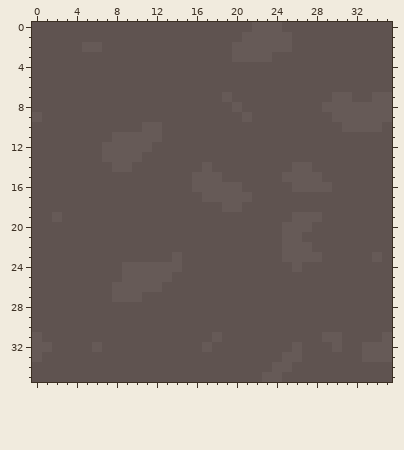
A pixel-art file gets an edit: assets/debug/texture.aseprite. This is how it looked before the edit.
36x36 pixels, 1 frame. Colours within 5 levels of each other are drawn and written as one.
After the commit:
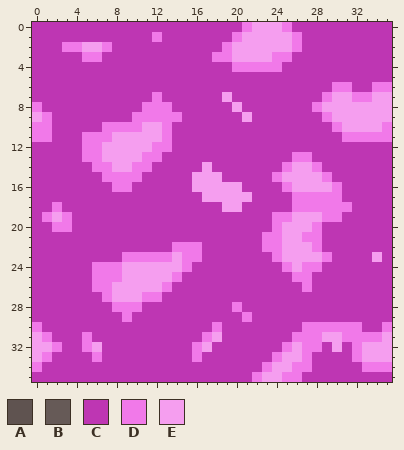
Palette (. is transparent): A #5f5350  B #665a57  C #be36b3  D #f179e9  E #f59eef
From old to new:
--- layer "normal"
@@ x 0..35 @@
- 0 AAAAAAAAAAAAAAAAAAAAAABBBAAAAAAAAAAA
- 1 AAAAAAAAAAAAAAAAAAAAABBBBBAAAAAAAAAA
- 2 AAAAABBAAAAAAAAAAAAABBBBBBAAAAAAAAAA
- 3 AAAAAAAAAAAAAAAAAAAABBBBAAAAAAAAAAAA
- 4 AAAAAAAAAAAAAAAAAAAAAAAAAAAAAAAAAAAA
- 5 AAAAAAAAAAAAAAAAAAAAAAAAAAAAAAAAAAAA
- 6 AAAAAAAAAAAAAAAAAAAAAAAAAAAAAAAAAAAA
- 7 AAAAAAAAAAAAAAAAAAABAAAAAAAAAABBAABB
- 8 AAAAAAAAAAAAAAAAAAAABAAAAAAAABBBBBBB
- 9 BAAAAAAAAAAAAAAAAAAAABAAAAAAAABBBBBB
-10 AAAAAAAAAAABBAAAAAAAAAAAAAAAAAABBBBA
-11 AAAAAAAABBBBBAAAAAAAAAAAAAAAAAAAAAAA
-12 AAAAAAABBBBBAAAAAAAAAAAAAAAAAAAAAAAA
-13 AAAAAAABBBBAAAAAAAAAAAAAAAAAAAAAAAAA
-14 AAAAAAAABBAAAAAAABAAAAAAAABBAAAAAAAA
-15 AAAAAAAAAAAAAAAABBBAAAAAABBBBAAAAAAA
-16 AAAAAAAAAAAAAAAABBBBBAAAAABBBBAAAAAA
-17 AAAAAAAAAAAAAAAAABBBBBAAAAAAAAAAAAAA
-18 AAAAAAAAAAAAAAAAAAABBAAAAAAAAAAAAAAA
-19 AABAAAAAAAAAAAAAAAAAAAAAAABBBAAAAAAA
-20 AAAAAAAAAAAAAAAAAAAAAAAAABBBAAAAAAAA
-21 AAAAAAAAAAAAAAAAAAAAAAAAABBAAAAAAAAA
-22 AAAAAAAAAAAAAAAAAAAAAAAAABBBAAAAAAAA
-23 AAAAAAAAAAAAAABAAAAAAAAAABBBBAAAAABA
-24 AAAAAAAAABBBBBBAAAAAAAAAAABAAAAAAAAA
-25 AAAAAAAAABBBBBAAAAAAAAAAAAAAAAAAAAAA
-26 AAAAAAAABBBBBAAAAAAAAAAAAAAAAAAAAAAA
-27 AAAAAAAABBBAAAAAAAAAAAAAAAAAAAAAAAAA
-28 AAAAAAAAAAAAAAAAAAAAAAAAAAAAAAAAAAAA
-29 AAAAAAAAAAAAAAAAAAAAAAAAAAAAAAAAAAAA
-30 AAAAAAAAAAAAAAAAAAAAAAAAAAAAAAAAAAAA
-31 BAAAAAAAAAAAAAAAAABAAAAAAAAAABBAAAAB
-32 BBAAAABAAAAAAAAAABAAAAAAAABAAABAABBB
-33 BAAAAAAAAAAAAAAAAAAAAAAAABBAAAAAABBB
-34 AAAAAAAAAAAAAAAAAAAAAAAABBAAAAAAAAAA
-35 AAAAAAAAAAAAAAAAAAAAAAABBAAAAAAAAAAA
+ 0 CCCCCCCCCCCCCCCCCCCCCDEEEDCCCCCCCCCC
+ 1 CCCCCCCCCCCCDCCCCCCCDEEEEEDCCCCCCCCC
+ 2 CCCDDEEDCCCCCCCCCCCDEEEEEEDCCCCCCCCC
+ 3 CCCCCDDCCCCCCCCCCCDDEEEEDDCCCCCCCCCC
+ 4 CCCCCCCCCCCCCCCCCCCCDDDDDCCCCCCCCCCC
+ 5 CCCCCCCCCCCCCCCCCCCCCCCCCCCCCCCCCCCC
+ 6 CCCCCCCCCCCCCCCCCCCCCCCCCCCCCCDDCCDD
+ 7 CCCCCCCCCCCCDCCCCCCECCCCCCCCCDEEDDEE
+ 8 DCCCCCCCCCCDDDCCCCCCECCCCCCCDEEEEEEE
+ 9 EDCCCCCCCCDDDDDCCCCCCECCCCCCCDEEEEEE
+10 DDCCCCCDDDDEEDCCCCCCCCCCCCCCCCDEEEED
+11 DDCCCDDDEEEEEDCCCCCCCCCCCCCCCCCDDDDD
+12 CCCCCDDEEEEEDDCCCCCCCCCCCCCCCCCCCCCC
+13 CCCCCDDEEEEDDCCCCCCCCCCCCCDDCCCCCCCC
+14 CCCCCCDDEEDDCCCCCECCCCCCCDEEDCCCCCCC
+15 CCCCCCCDDDDCCCCCEEECCCCCDEEEEDCCCCCC
+16 CCCCCCCCDDCCCCCCEEEEECCCCDEEEEDCCCCC
+17 CCCCCCCCCCCCCCCCCEEEEECCCCDDDDDCCCCC
+18 CCDCCCCCCCCCCCCCCCCEECCCCCDDDDDDCCCC
+19 CDEDCCCCCCCCCCCCCCCCCCCCDDEEEDDCCCCC
+20 CCDDCCCCCCCCCCCCCCCCCCCCDEEEDCCCCCCC
+21 CCCCCCCCCCCCCCCCCCCCCCCDDEEDDCCCCCCC
+22 CCCCCCCCCCCCCCDDDCCCCCCDDEEEDCCCCCCC
+23 CCCCCCCCCDDDDDEDDCCCCCCCDEEEEDCCCCEC
+24 CCCCCCDDDEEEEEEDCCCCCCCCCDEDDCCCCCCC
+25 CCCCCCDDDEEEEEDCCCCCCCCCCCDDCCCCCCCC
+26 CCCCCCDDEEEEEDCCCCCCCCCCCCCDCCCCCCCC
+27 CCCCCCCDEEEDDCCCCCCCCCCCCCCCCCCCCCCC
+28 CCCCCCCCDDDCCCCCCCCCDCCCCCCCCCCCCCCC
+29 CCCCCCCCCDCCCCCCCCCCCDCCCCCCCCCCCCCC
+30 DCCCCCCCCCCCCCCCCCDCCCCCCCCDDDDDDCCD
+31 EDCCCDCCCCCCCCCCCDECCCCCCCDDDEEDDDDE
+32 EEDCCDECCCCCCCCCDECCCCCCCDEDDCECDEEE
+33 EDCCCCDCCCCCCCCCDCCCCCCCDEEDCCCCDEEE
+34 DCCCCCCCCCCCCCCCCCCCCCCDEEDDCCCCCDDD
+35 CCCCCCCCCCCCCCCCCCCCCCDEEDDCCCCCCCCC
Boxes around the changes in both pictures, in picture pixels (x1, y1, x2, y2):
changed: (32, 22, 392, 382)
